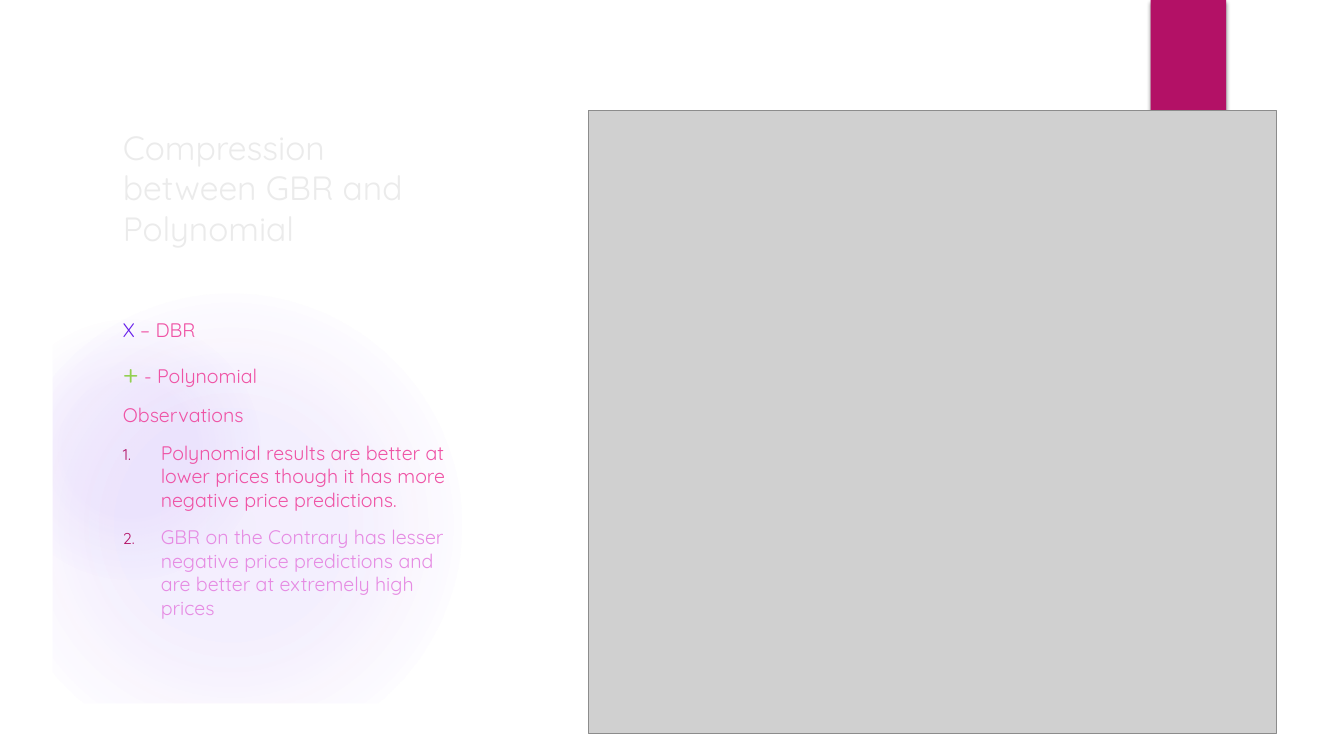
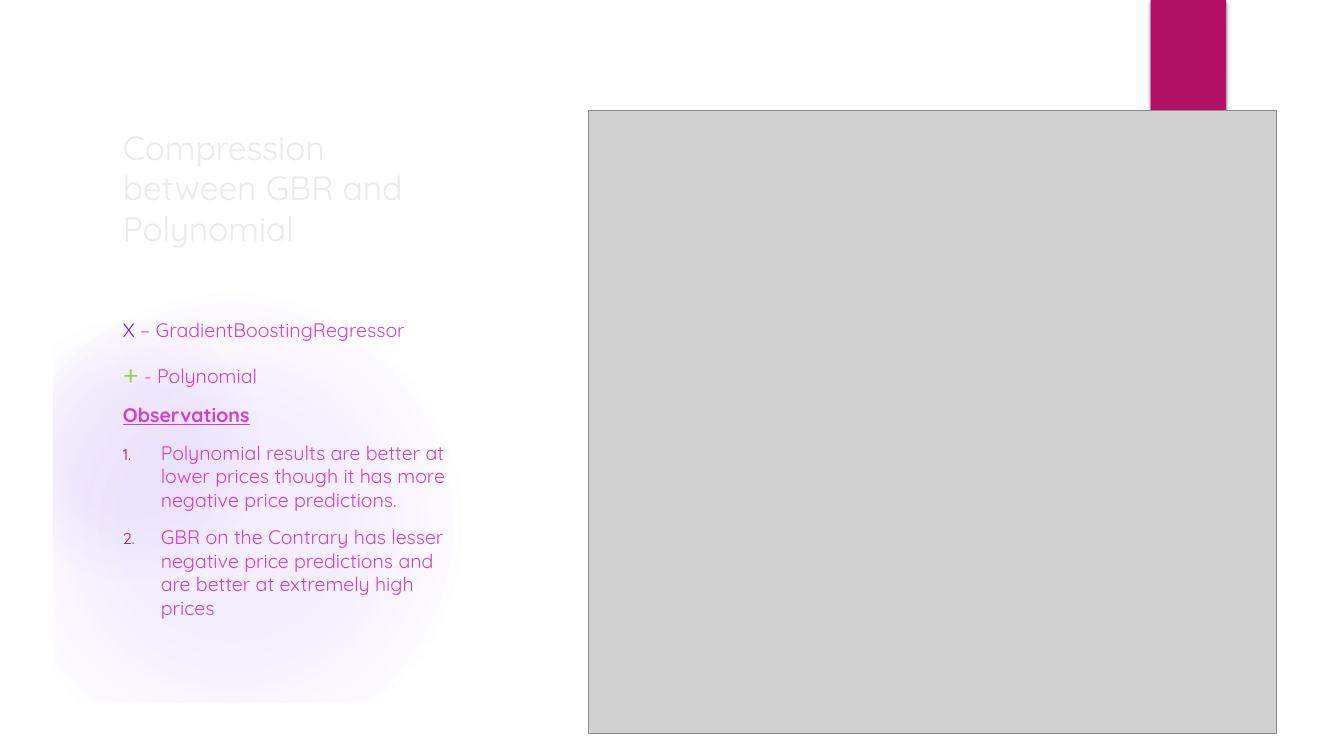
Before and after one commit to dhp6106/insaid-projects, a slide deck: slide 9 of term2/projects/CarSalesPrice/Term3-Project-ML1-Dhaval.pptx (slide 7 before the commit). Drawn at 1344x756 pixels with LibreOffice and Linux fonts; fonts in the diff are those of the drawing; grey boxes stand for pictures; background and template pictures are left out. Boxes give left, top, right and bottom in pixels: in the first picture for what was removed or moved away, otherwise in the second. Text is boxed around its words. In the diff, an @@ line names an element or a change of style, - is before the commit and + after.

```diff
--- a/term2/projects/CarSalesPrice/Term3-Project-ML1-Dhaval.pptx
+++ b/term2/projects/CarSalesPrice/Term3-Project-ML1-Dhaval.pptx
@@ text at [123,322,405,341]: text changed; text colour #EF53A5 to #D53DD0 @@
-X – DBR
+X – GradientBoostingRegressor
@@ text at [123,368,445,619]: text colour #EF53A5 to #D53DD0 in "Polynomial", "Observations", "Polynomial results are better at lower prices ..."; bold on, underline on in "Observations"; text colour #E68BE3 to #D53DD0 in "GBR on the Contrary has lesser negative ..." @@
```
Also in this commit, not shown: 6 other slides changed, 2 slides added, 1 other file.
